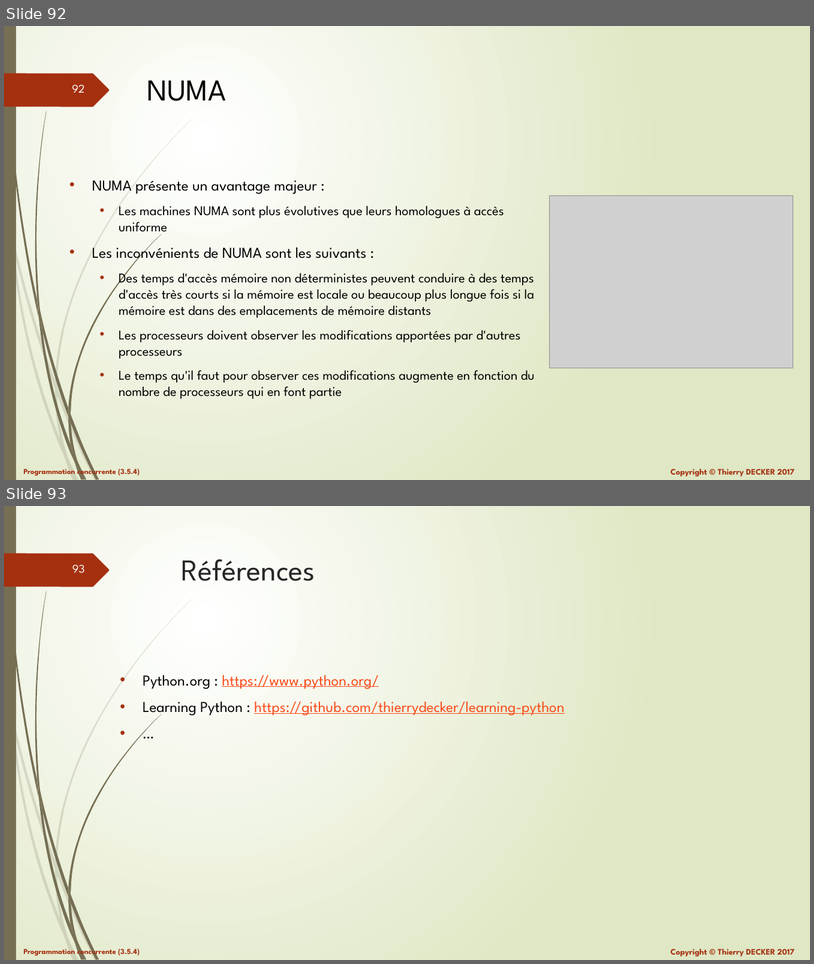
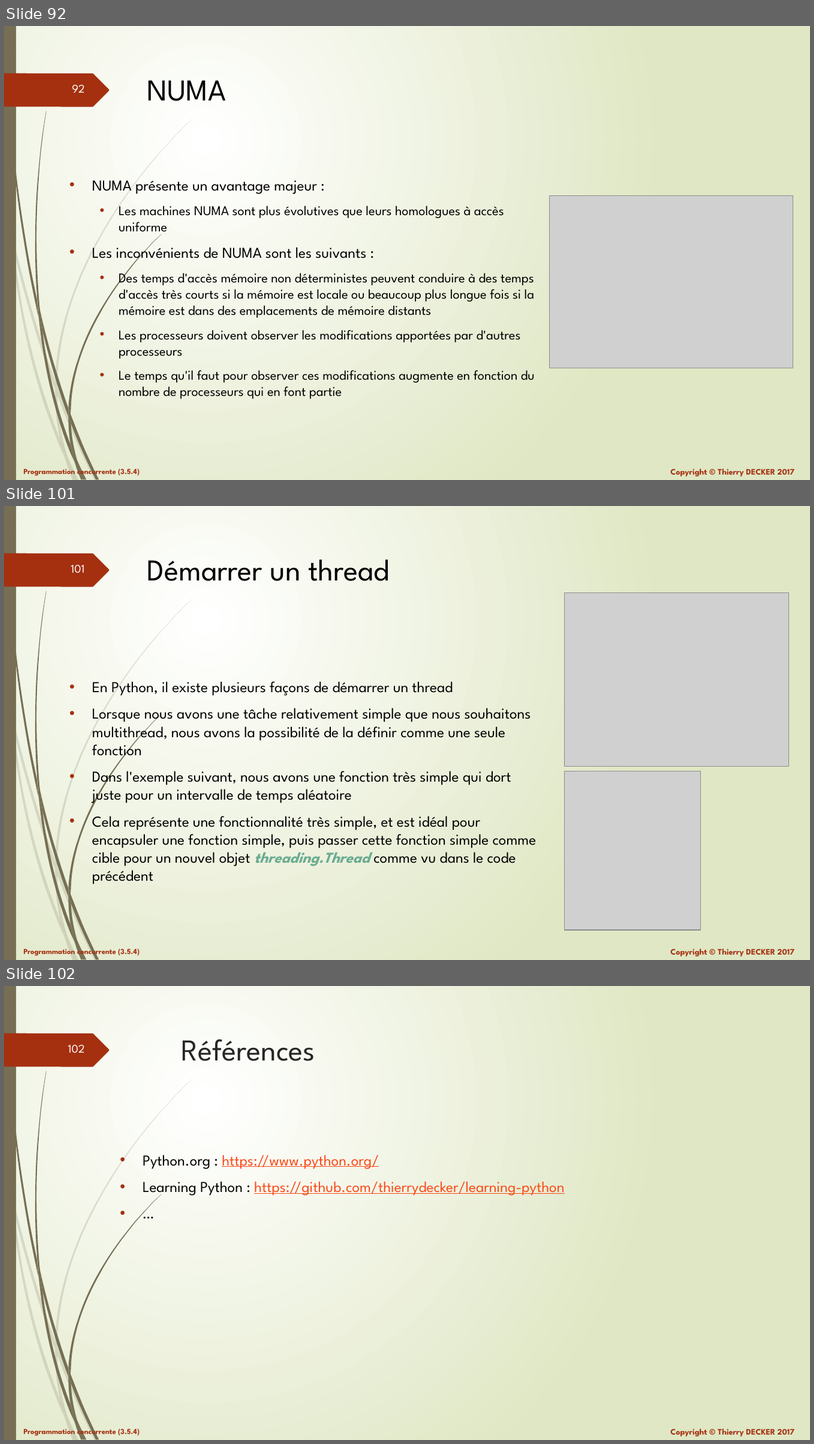
Before and after one commit to VikmanTheRacoon/learning-python, a slide deck: documentations/python-103.pptx. Shown one above the other, each under a label of ours: slides 92 and 93 before the commit, slides 92, 101 and 102 after it; the slides between them are not shown. The pictures are 814x964 and 814x1444 pixels, drawn with LibreOffice and Linux fonts; fonts in the diff are those of the drawing; grey boxes stand for pictures. Boxes give left, top, right and bottom in pixels: in the first picture for what was removed or moved away, otherwise in the second. Text is boxed around its words. In the diff, an @@ line names an element or a change of style, - is before the commit and + after.

```diff
--- a/documentations/python-103.pptx
+++ b/documentations/python-103.pptx
@@ slide 101 added at [4,506,810,960], background gradient #FFFFFF to #DFE8C4; not listed: 27 template elements that a slide beside it also shows @@
@@ title added at [147,559,390,581], 36 pt, text #000000 @@
+Démarrer un thread
@@ picture added at [565,592,789,766] @@
@@ text added at [92,681,537,884], 18 pt, text #000000 @@
+• En Python, il existe plusieurs façons de démarrer un thread
+• Lorsque nous avons une tâche relativement simple que nous souhaitons multithread, nous avons la possibilité de la définir comme une seule fonction
+• Dans l'exemple suivant, nous avons une fonction très simple qui dort juste pour un intervalle de temps aléatoire
+• Cela représente une fonctionnalité très simple, et est idéal pour encapsuler une fonction simple, puis passer cette fonction simple comme cible pour un nouvel objet threading.Thread comme vu dans le code précédent
@@ picture added at [565,771,701,930] @@
@@ what was slide 93 is now slide 102 @@
@@ page number at [68,1045,85,1053]: text changed @@
-93
+102
```
Also in this commit, not shown: 8 other slides added, 1 other file.
